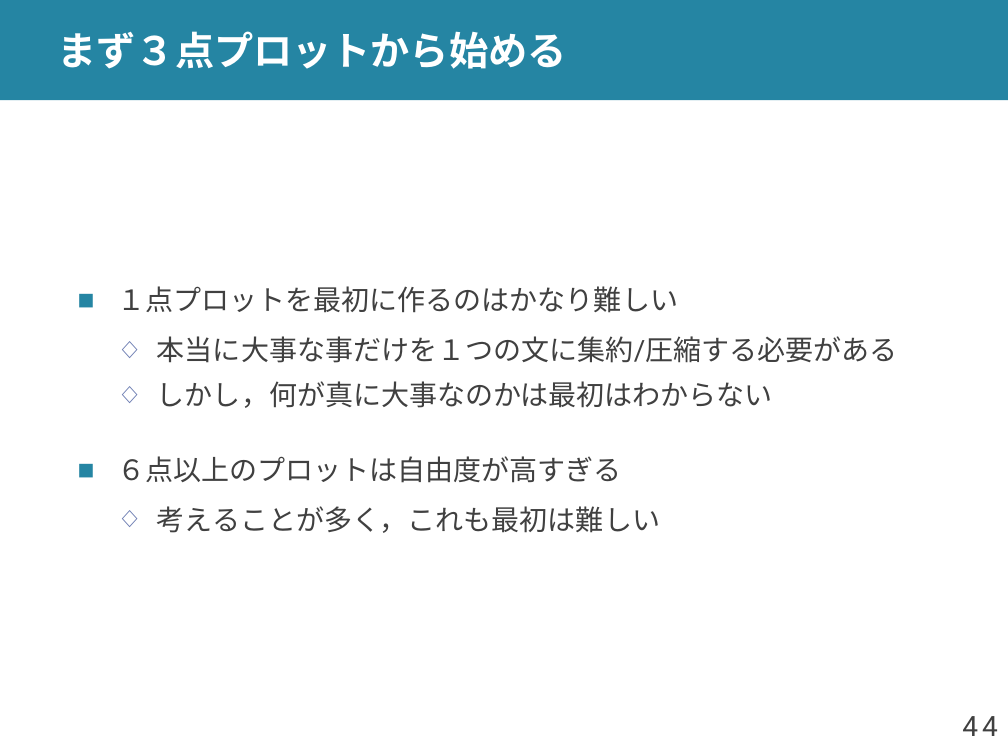
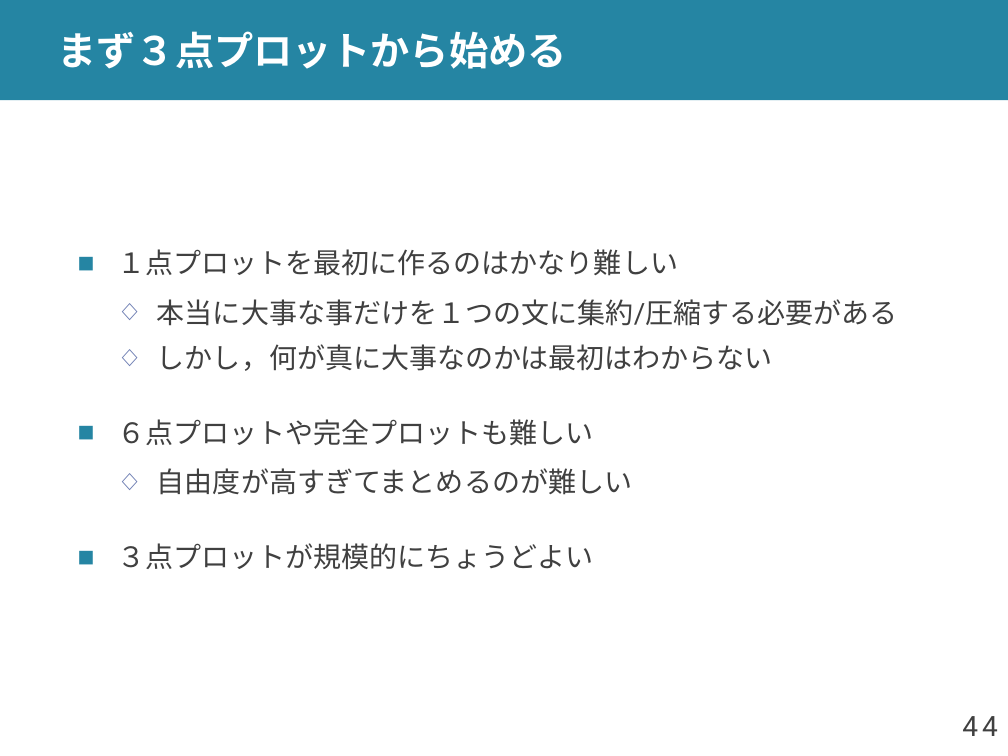
Before and after one commit to shioya-lab/how-to, a slide deck: slide 4 of plot.pptx. Drawn at 1008x756 pixels with LibreOffice and Linux fonts; fonts in the diff are those of the drawing. Boxes give left, top, right and bottom in pixels: in the first picture for what was removed or moved away, otherwise in the second. Text is boxed around its words. In the diff, an @@ line names an element or a change of style, - is before the commit and + after.

```diff
--- a/plot.pptx
+++ b/plot.pptx
@@ text at bbox=[117, 419, 632, 570]: text changed @@
-■ ６点以上のプロットは自由度が高すぎる
-  ◇ 考えることが多く，これも最初は難しい
+■ ６点プロットや完全プロットも難しい
+  ◇ 自由度が高すぎてまとめるのが難しい
+■ ３点プロットが規模的にちょうどよい
```
Also in this commit, not shown: 10 other slides changed, 3 slides added, 1 other file.
